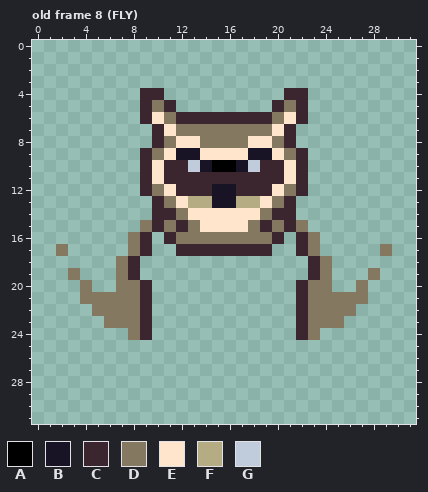
Pixel-art file -- Assets/SpriteCharacters/oliver_owl/oliver_owl.aseprite. Above, as it was before the edit.
32x32 pixels, 17 frames. Shown: old frame 8 (FLY). The commit also changed other frames, which this record leaves out.
Visible layers, top first: "body", "wings".
Palette (. is transparent): A #000000  B #181425  C #3b262f  D #857861  E #ffe5cc  F #b5ac84  G #c0cbdc
Pixels before, old frame 8 (FLY), first column x 2:
 4 .......CC..........CC.......
 5 .......CDC........CDC.......
 6 .......CEDCCCCCCCCDEC.......
 7 ........CEDDDDDDDDEC........
 8 ........CDEEDDDDEEDC........
 9 .......CDEBBEEEEBBEDC.......
10 .......CECCGBAABGCCEC.......
11 .......CECCCCCCCCCCEC.......
12 .......CDECCCBBCCCEDC.......
13 ........CDEFFBBFFEDC........
14 ........CCDEEEEEEDCC........
15 .......DCDCDEEEEDCDCD.......
16 ......DC.CDDDDDDDDC.CD......
17 D.....DC..CCCCCCCC..CD.....D
18 .....DC..............CD.....
19 .D...DC..............CD...D.
20 ..D..DDC............CDD..D..
21 ..DDDDDC............CDDDDD..
22 ...DDDDC............CDDDD...
23 ....DDDC............CDDD....
24 ......DC............CD......
Once edited:
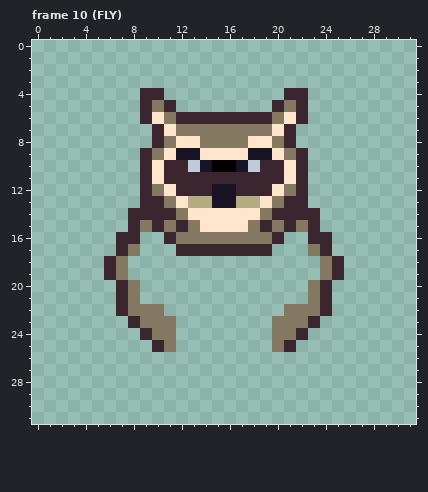
A new or re-ordered frame is compared with the old frame closest to it.
Message: added side flying to oliver
From old to new:
{"change": "layer \"wings v\" added"}
{"change": "layer \"wings\" removed"}
{"change": "frames re-ordered"}
{"where": "frame 10 (FLY) against old frame 8 (FLY)"}
{"frame":10,"y":13,"x":9,"old":".","new":"C"}
{"frame":10,"y":13,"x":22,"old":".","new":"C"}
{"frame":10,"y":14,"x":8,"old":"..","new":"CC"}
{"frame":10,"y":14,"x":22,"old":"..","new":"CC"}
{"frame":10,"y":15,"x":8,"old":".","new":"C"}
{"frame":10,"y":15,"x":23,"old":".","new":"C"}
{"frame":10,"y":16,"x":7,"old":".DC","new":"CC."}
{"frame":10,"y":16,"x":22,"old":"CD.","new":".CC"}
{"frame":10,"y":17,"x":2,"old":"D","new":"."}
{"frame":10,"y":17,"x":7,"old":".","new":"C"}
{"frame":10,"y":17,"x":9,"old":"C","new":"."}
{"frame":10,"y":17,"x":22,"old":"C","new":"."}
{"frame":10,"y":17,"x":24,"old":".","new":"C"}
{"frame":10,"y":17,"x":29,"old":"D","new":"."}
{"frame":10,"y":18,"x":6,"old":".","new":"C"}
{"frame":10,"y":18,"x":8,"old":"C","new":"."}
{"frame":10,"y":18,"x":23,"old":"C","new":"."}
{"frame":10,"y":18,"x":25,"old":".","new":"C"}
{"frame":10,"y":19,"x":3,"old":"D","new":"."}
{"frame":10,"y":19,"x":6,"old":".","new":"C"}
{"frame":10,"y":19,"x":8,"old":"C","new":"."}
{"frame":10,"y":19,"x":23,"old":"C","new":"."}
{"frame":10,"y":19,"x":25,"old":".","new":"C"}
{"frame":10,"y":19,"x":28,"old":"D","new":"."}
{"frame":10,"y":20,"x":4,"old":"D","new":"."}
{"frame":10,"y":20,"x":7,"old":"D","new":"C"}
{"frame":10,"y":20,"x":9,"old":"C","new":"."}
{"frame":10,"y":20,"x":22,"old":"C","new":"."}
{"frame":10,"y":20,"x":24,"old":"D","new":"C"}
{"frame":10,"y":20,"x":27,"old":"D","new":"."}
{"frame":10,"y":21,"x":4,"old":"DDDD","new":"...C"}
{"frame":10,"y":21,"x":9,"old":"C","new":"."}
{"frame":10,"y":21,"x":22,"old":"C","new":"."}
{"frame":10,"y":21,"x":24,"old":"DDDD","new":"C..."}
{"frame":10,"y":22,"x":5,"old":"DDD","new":"..C"}
{"frame":10,"y":22,"x":9,"old":"C.","new":"DD"}
{"frame":10,"y":22,"x":21,"old":".C","new":"DD"}
{"frame":10,"y":22,"x":24,"old":"DDD","new":"C.."}
{"frame":10,"y":23,"x":6,"old":"DDDC..","new":"..CDDD"}
{"frame":10,"y":23,"x":20,"old":"..CDDD","new":"DDDC.."}
{"frame":10,"y":24,"x":8,"old":"D","new":"."}
{"frame":10,"y":24,"x":10,"old":"..","new":"DD"}
{"frame":10,"y":24,"x":20,"old":"..","new":"DD"}
{"frame":10,"y":24,"x":23,"old":"D","new":"."}
{"frame":10,"y":25,"x":10,"old":"..","new":"CD"}
{"frame":10,"y":25,"x":20,"old":"..","new":"DC"}
{"label":"changed","picture_box":[56,196,176,352]}
{"label":"changed","picture_box":[272,196,392,352]}
